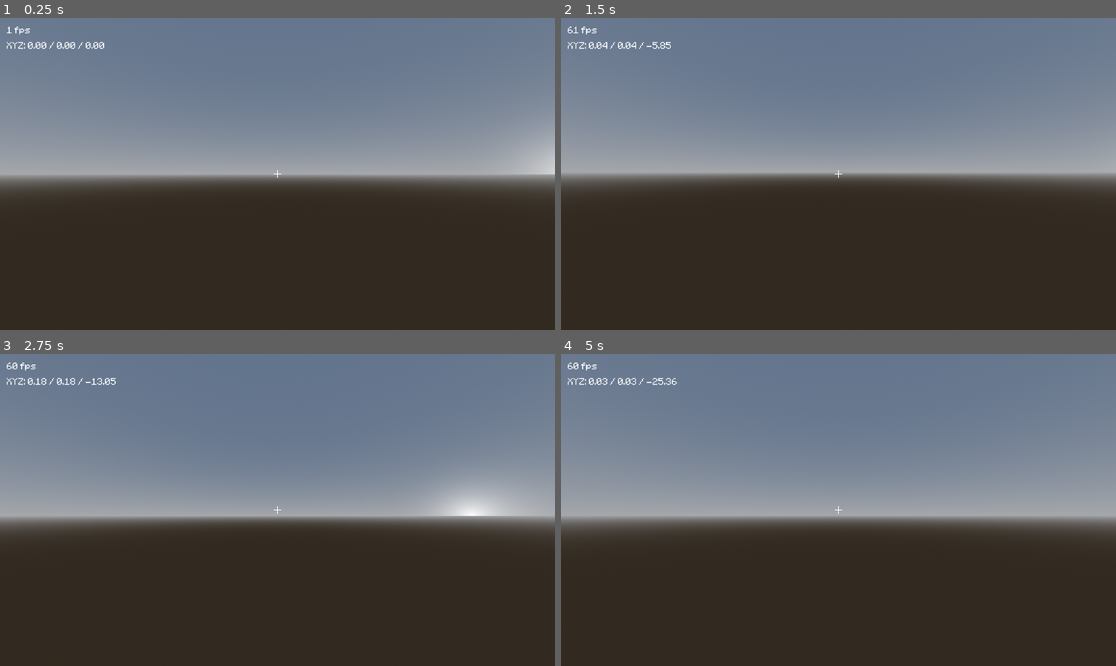
Above: before the commit, frames 1-4 (two rows, left to right).
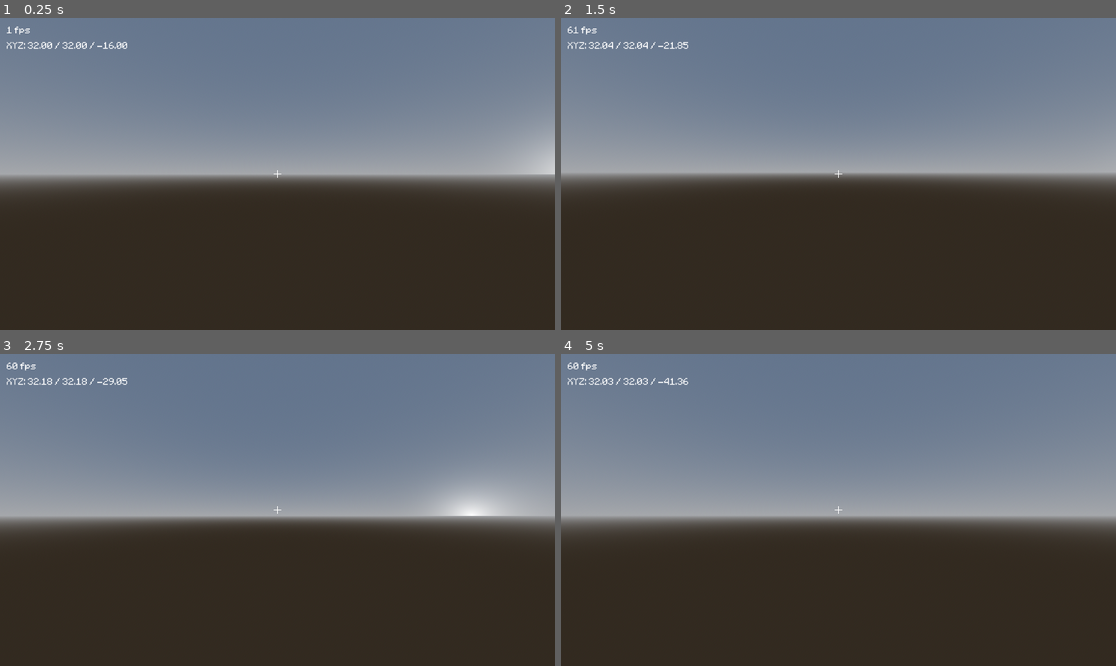
Above: after the commit, the same moments.

Repository: javier-adrian/voxel-gds
Game: Godot game, scene res://level.tscn
The game is run twice, just before and just after one commit, with the same random seed, the same clock (stepped at 60 frames per second) and the same inputs.
Inputs (mouse positions are in pixels of both pictures, inside the frame that each line leads up to):
- Up to frame 1 (0.25 s): no input
- Up to frame 2 (1.5 s): tap Enter at 0.5 s; move the mouse to (866, 174) at 0.52 s; hold Shift (Sprint) 0.53-1.28 s; hold W (Forward) from 0.53 s (still down); move the mouse to (810, 174) at 1.27 s; tap Shift (Sprint) at 1.35 s
- Up to frame 3 (2.75 s): keep holding W (Forward); move the mouse to (288, 503) at 2.02 s; hold Shift (Sprint) from 2.03 s (still down)
- Up to frame 4 (5 s): keep holding W (Forward); move the mouse to (832, 516) at 2.77 s; release Shift (Sprint) at 2.78 s; tap Shift (Sprint) at 2.85, 4.35 s; move the mouse to (877, 513) at 3.52 s; hold Shift (Sprint) 3.53-4.28 s; move the mouse to (794, 506) at 4.27 s

The runs differ from the first frame. In frame 1, 0.2% of the frame differs, in the area x 5-23%, y 7-11%; in frame 2, 0.2%; in frame 3, 0.2%; in frame 4, 0.2%.

Commit message:
Change textures

Diff:
--- a/BlockManager.gd
+++ b/BlockManager.gd
@@ -1,4 +1,3 @@
-@tool
 extends Node
 class_name BlockManager
 
@@ -19,7 +18,6 @@
 
 
 func _ready():
-	## i think this is such shit code but istg im so done
 	var blockTextures = [air, stone, dirt, grass]
 	var textureTypes = [air, stone, dirt, grass]
 	var blocks: int = len(blockTextures)
--- a/level.tscn
+++ b/level.tscn
@@ -6,22 +6,23 @@
 [ext_resource type="Texture2D" uid="uid://oesgg8ldmtn4" path="res://assets/grass.png" id="3_gf4ov"]
 [ext_resource type="PackedScene" uid="uid://48eek6b47br5" path="res://chunk.tscn" id="3_xwiq5"]
 [ext_resource type="Texture2D" uid="uid://cp0obdf8fkr58" path="res://assets/stone.png" id="4_3yf17"]
+[ext_resource type="Texture2D" uid="uid://c6vy51nqfiwr8" path="res://assets/grass_top.png" id="5_31op4"]
 [ext_resource type="Texture2D" uid="uid://d1ud8llr7qpgw" path="res://assets/dirt.png" id="5_c2j3k"]
 
-[sub_resource type="Resource" id="Resource_tl70m"]
+[sub_resource type="Resource" id="Resource_d70is"]
 script = ExtResource("2_upw8c")
 
-[sub_resource type="Resource" id="Resource_s0g17"]
+[sub_resource type="Resource" id="Resource_272vi"]
 script = ExtResource("2_upw8c")
-texture = ExtResource("5_c2j3k")
-topTexture = ExtResource("3_gf4ov")
+texture = ExtResource("3_gf4ov")
+topTexture = ExtResource("5_31op4")
 bottomTexture = ExtResource("5_c2j3k")
 
-[sub_resource type="Resource" id="Resource_ile1q"]
+[sub_resource type="Resource" id="Resource_j2tqp"]
 script = ExtResource("2_upw8c")
 texture = ExtResource("4_3yf17")
 
-[sub_resource type="Resource" id="Resource_ef7xr"]
+[sub_resource type="Resource" id="Resource_j7exu"]
 script = ExtResource("2_upw8c")
 texture = ExtResource("5_c2j3k")
 
@@ -52,3 +53,4 @@
 transform = Transform3D(-0.548498, 0, 0.836152, 0, 1, 0, -0.836152, 0, -0.548498, 32, 64, -320)
 
 [node name="Player" parent="." instance=ExtResource("2_yslca")]
+transform = Transform3D(1, 0, 0, 0, 1, 0, 0, 0, 1, -16, 32, -16)
Binary file changed: assets/grass.png
Binary file added: assets/grass_top.png
Not shown, added: assets/grass_top.png.import
Not shown: 2 places in level.tscn that only renumber resources
